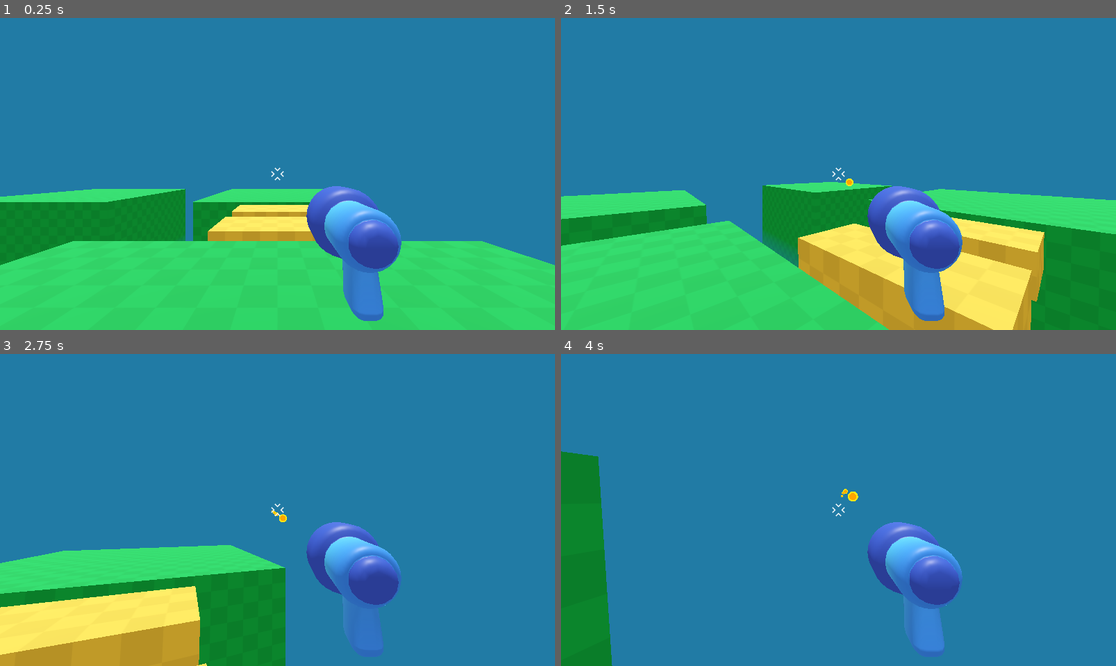
Above: before the commit, frames 1-4 (two rows, left to right).
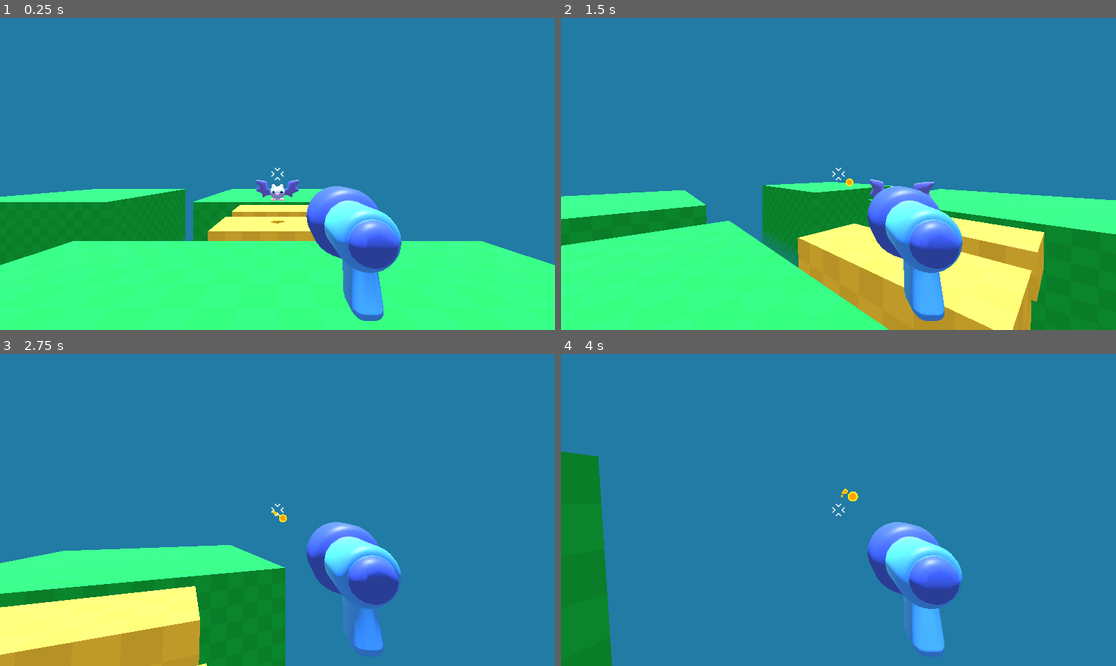
Above: after the commit, the same moments.

Repository: autrera/tutorial-fps-survivors-arena
Game: Godot game, scene res://game.tscn
The game is run twice, just before and just after one commit, with the same random seed, the same clock (stepped at 60 frames per second) and the same inputs.
Inputs (mouse positions are in pixels of both pictures, inside the frame that each line leads up to):
- Up to frame 1 (0.25 s): no input
- Up to frame 2 (1.5 s): tap Enter at 0.5 s; move the mouse to (866, 174) at 0.52 s; press the mouse at (866, 174) at 0.53 s; hold W (move_forward) from 0.53 s (still down); tap Space (jump) at 0.77 s; move the mouse to (810, 174) at 1.27 s; release the mouse at (810, 174) at 1.28 s; click (810, 174) at 1.35 s
- Up to frame 3 (2.75 s): keep holding W (move_forward); tap Space (jump) at 1.52 s; move the mouse to (288, 503) at 2.02 s; press the mouse at (288, 503) at 2.03 s
- Up to frame 4 (4 s): keep holding W (move_forward); move the mouse to (832, 516) at 2.77 s; release the mouse at (832, 516) at 2.78 s; click (832, 516) at 2.85 s; tap Space (jump) at 3.02, 3.77 s; move the mouse to (877, 513) at 3.52 s; press the mouse at (877, 513) at 3.53 s

The runs differ from the first frame. In frame 1, 31% of the frame differs, in the area x 0-100%, y 51-100%; in frame 2, 28%; in frame 3, 12%; in frame 4, 3.1%.

Commit message:
Instantiate the mob into the game scene

Diff:
--- a/game.tscn
+++ b/game.tscn
@@ -1,8 +1,9 @@
-[gd_scene load_steps=5 format=3 uid="uid://d1gbpir2xlj0v"]
+[gd_scene load_steps=6 format=3 uid="uid://d1gbpir2xlj0v"]
 
 [ext_resource type="PackedScene" uid="uid://d0vxqnscejbjg" path="res://player.tscn" id="1_80nbo"]
 [ext_resource type="Material" uid="uid://c15gbas3spb6b" path="res://level/platform.tres" id="1_feb5d"]
 [ext_resource type="Material" uid="uid://dswd4k6oxqv5w" path="res://level/bridge.tres" id="2_fc0e3"]
+[ext_resource type="PackedScene" uid="uid://cmabat8uoiejh" path="res://mob/mob.tscn" id="4_fc0e3"]
 
 [sub_resource type="Environment" id="Environment_80nbo"]
 background_mode = 1
@@ -59,6 +60,10 @@
 
 [node name="DirectionalLight3D" type="DirectionalLight3D" parent="."]
 transform = Transform3D(1, 0, 0, 0, -4.37114e-08, 1, 0, -1, -4.37114e-08, 0, 6, 0)
+shadow_enabled = true
 
 [node name="WorldEnvironment" type="WorldEnvironment" parent="."]
 environment = SubResource("Environment_80nbo")
+
+[node name="Mob" parent="." instance=ExtResource("4_fc0e3")]
+transform = Transform3D(-4.37114e-08, 0, -1, 0, 1, 0, 1, 0, -4.37114e-08, 7, 1, 0)
--- a/mob/mob.tscn
+++ b/mob/mob.tscn
@@ -6,6 +6,7 @@
 radius = 0.265881
 
 [node name="Mob" type="RigidBody3D"]
+gravity_scale = 0.0
 
 [node name="bat_model" parent="." instance=ExtResource("1_7b8ug")]
 
